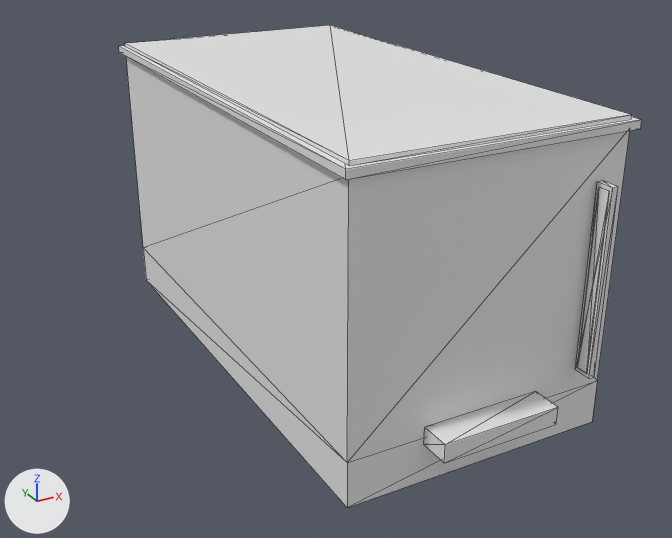
Before and after pictures for a commit that changed the glTF model assets/buildings/seattle/paramount_theatre_lod1.glb.
One viewpoint serves both versions: a 50 mm camera at (-59.7, -106.6, 65.8) aimed at (-2.2, -2.0, 13.5). Every picture has the same lights, and +X, +Y and +Z are marked at lower left. The older version comes first. Mesh edges are drawn as thin lines. Vertices at exactly the same position are counted once.

Objects in the first picture: 'paramount_theatre'.
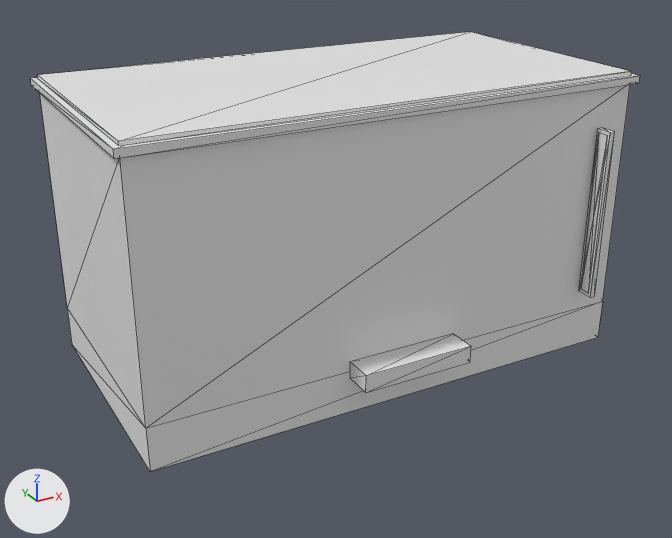
The change in detail:
me_paramount_theatre is used by ob_paramount_theatre; location (0.0, 0.0, 20.0); scale (37.4, 37.4, 37.4).
me_paramount_theatre had 56 vertices, 68 faces and spanned x -0.5..0.5, y -1.0..1.0, z -0.53..0.53.
me_paramount_theatre now has 57 vertices, 68 faces and spans x -1.0..1.0, y -0.57..0.57, z -0.56..0.56.
me_paramount_theatre part 1: the loose piece of 12 vertices spanning x -0.48..0.48, y -0.89..0.98, z -0.53..0.49 is scaled about its middle by (2.03, 0.537, 1.04).
me_paramount_theatre part 2: a new loose piece, a box spanning x -1.0..1.0, y -0.48..0.57, z 0.517..0.545.
me_paramount_theatre part 3: the loose piece of 8 vertices spanning x -0.48..0.48, y -0.89..0.98, z 0.52..0.53 is scaled about its middle by (2.03, 0.537, 1.05), then moved by (0.0, 0.0, 0.02).
me_paramount_theatre part 4: the loose piece of 8 vertices spanning x -0.21..0.21, y -1.0..-0.89, z -0.4..-0.34 is moved by (0.0, 0.43, -0.02).
me_paramount_theatre part 5: the loose piece of 8 vertices spanning x 0.36..0.39, y -0.97..-0.9, z -0.29..0.35 is scaled about its middle by (1.05, 1.05, 1.04), then moved by (0.46, 0.43, 0.0).
me_paramount_theatre part 6: the loose piece of 8 vertices spanning x 0.36, y -0.96..-0.91, z -0.28..0.33 is scaled about its middle by (1, 1.04, 1.04), then moved by (0.46, 0.43, 0.0).
me_paramount_theatre part 7: the loose piece of 8 vertices spanning x -0.5..0.5, y -0.91..1.0, z 0.49..0.52 is deleted.
Other edits to the shape of me_paramount_theatre do not show in these pictures.
Object 'paramount_theatre' (ob_paramount_theatre) is rescaled from (37.4, 37.4, 37.4) to (35.8, 35.8, 35.8).

Pixel boxes (x1, y1, x2, y2) of what changed, in the pictures (672 x 538 px; the box of a moved part takes in the faces that stretch with it):
'paramount_theatre', reshaped, rescaled (17% wider, 9% shorter)
    before: (119, 25, 642, 508)
    after: (30, 32, 640, 471)
part 1 of me_paramount_theatre, moved or reshaped
    before: (126, 57, 630, 508)
    after: (40, 85, 630, 471)
part 2 of me_paramount_theatre, added
    after: (30, 74, 640, 159)
part 3 of me_paramount_theatre, moved or reshaped
    before: (125, 25, 632, 166)
    after: (37, 32, 632, 146)
part 4 of me_paramount_theatre, moved or reshaped
    before: (424, 391, 558, 463)
    after: (350, 334, 471, 392)
part 5 of me_paramount_theatre, moved or reshaped
    before: (575, 181, 618, 379)
    after: (579, 128, 615, 298)
part 6 of me_paramount_theatre, moved or reshaped
    before: (577, 187, 610, 374)
    after: (581, 133, 608, 293)
part 7 of me_paramount_theatre, deleted
    before: (119, 46, 642, 180)
